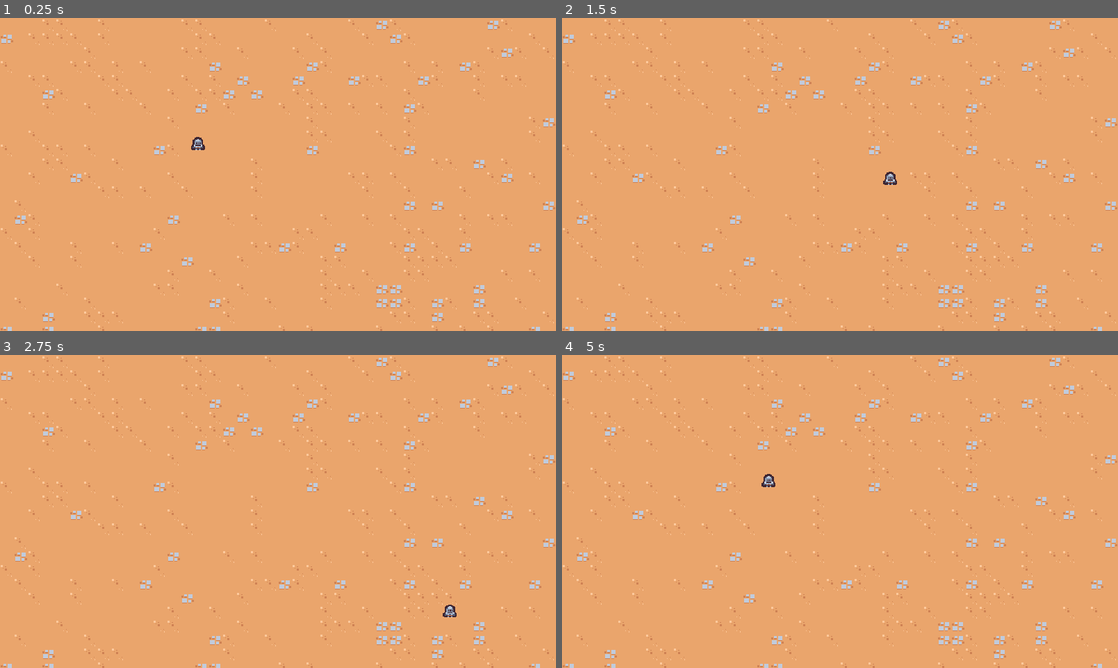
Above: before the commit, frames 1-4 (two rows, left to right).
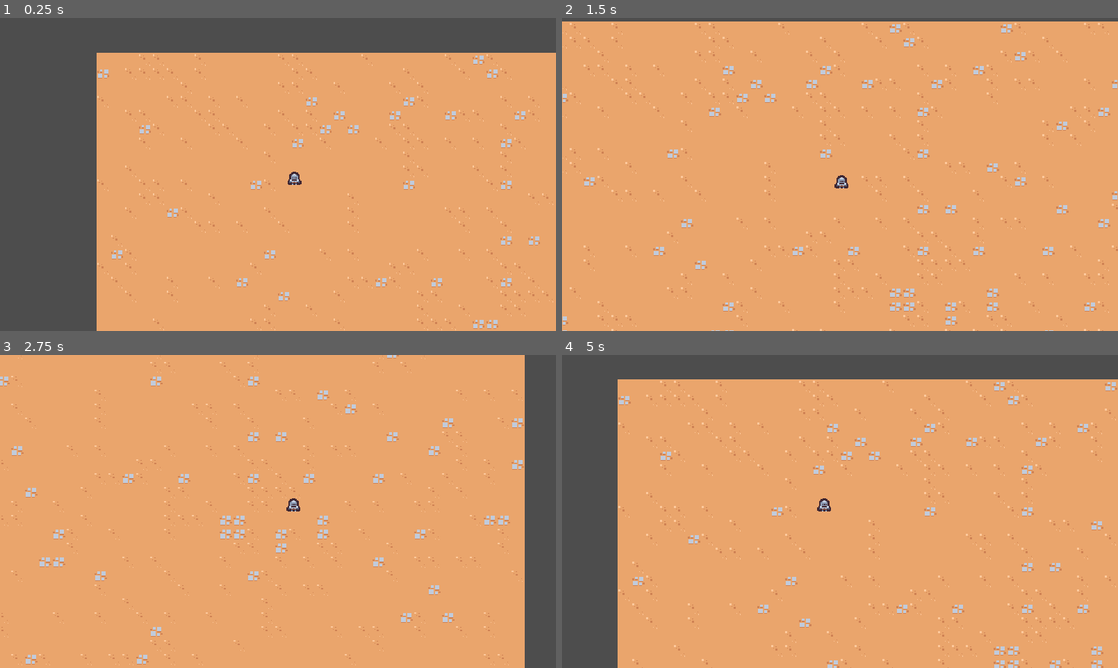
Above: after the commit, the same moments.

Repository: hakrimryu/GD_PJ_VASU
Game: Godot game, scene res://Scenes/main/main.tscn
Same seed, same stepped clock (60 frames per second), same inputs: the game is played once before the commit and once after it.
Inputs:
- Up to frame 1 (0.25 s): no input
- Up to frame 2 (1.5 s): hold D (move_right) 0.53-1.28 s; hold S (move_down) from 1.28 s (still down)
- Up to frame 3 (2.75 s): release S (move_down) at 2.03 s; hold D (move_right) from 2.03 s (still down)
- Up to frame 4 (5 s): release D (move_right) at 2.78 s; hold W (move_up) 2.78-3.53 s; hold A (move_left) from 3.53 s (still down)

The runs differ from the first frame. In frame 1, 31% of the frame differs, in the area x 0-100%, y 0-100%; in frame 2, 7.5%; in frame 3, 11%; in frame 4, 22%.

Commit message:
Added smooth camera tracking for players

Diff:
--- a/Scenes/Player/player.tscn
+++ b/Scenes/Player/player.tscn
@@ -6,7 +6,7 @@
 [sub_resource type="CircleShape2D" id="CircleShape2D_uvnfx"]
 radius = 5.0
 
-[node name="Player" type="CharacterBody2D"]
+[node name="Player" type="CharacterBody2D" groups=["player"]]
 script = ExtResource("1_a3d8c")
 
 [node name="Sprite2D" type="Sprite2D" parent="."]
--- /dev/null
+++ b/Scenes/game_camera/gmae_camera.gd
@@ -0,0 +1,16 @@
+extends Camera2D
+
+var target_postion = Vector2.ZERO
+
+func _ready() -> void:
+	make_current()
+
+func _process(delta: float) -> void:
+	acqure_target()
+	global_position = global_position.lerp(target_postion, 1.0 - exp(-delta * 10))
+
+func acqure_target():
+	var player_nodes = get_tree().get_nodes_in_group("player")
+	if player_nodes.size() > 0:
+		var player = player_nodes[0] as Node2D
+		target_postion = player.global_position
--- /dev/null
+++ b/Scenes/game_camera/gmae_camera.tscn
@@ -0,0 +1,6 @@
+[gd_scene load_steps=2 format=3 uid="uid://nhj5ax2mk6lr"]
+
+[ext_resource type="Script" uid="uid://b43skoyk38p2e" path="res://Scenes/game_camera/gmae_camera.gd" id="1_1o405"]
+
+[node name="GmaeCamera" type="Camera2D"]
+script = ExtResource("1_1o405")
--- a/Scenes/main/main.tscn
+++ b/Scenes/main/main.tscn
@@ -1,9 +1,12 @@
-[gd_scene load_steps=3 format=3 uid="uid://dqseie8nwf7so"]
+[gd_scene load_steps=4 format=3 uid="uid://dqseie8nwf7so"]
 
+[ext_resource type="PackedScene" uid="uid://nhj5ax2mk6lr" path="res://Scenes/game_camera/gmae_camera.tscn" id="1_4etoo"]
 [ext_resource type="PackedScene" uid="uid://docpvcek2xt12" path="res://Scenes/Player/player.tscn" id="1_b20jg"]
 [ext_resource type="TileSet" uid="uid://ul4ho7khu66" path="res://Resources/tileset.tres" id="1_w1fgp"]
 
 [node name="Main" type="Node"]
+
+[node name="GmaeCamera" parent="." instance=ExtResource("1_4etoo")]
 
 [node name="TileMap" type="TileMap" parent="."]
 tile_set = ExtResource("1_w1fgp")
--- a/project.godot
+++ b/project.godot
@@ -22,6 +22,10 @@
 window/size/window_width_override=1920
 window/size/window_height_override=1080
 window/stretch/mode="viewport"
+
+[global_group]
+
+player=""
 
 [input]
 
Not shown, added: Scenes/game_camera/gmae_camera.gd.uid
